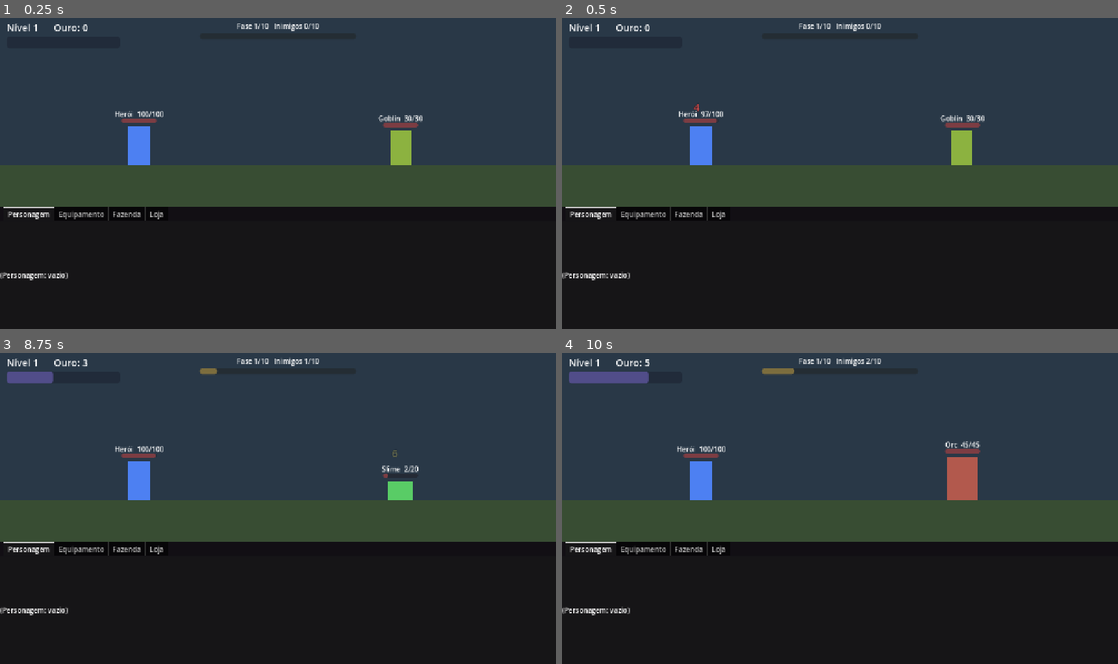
Above: before the commit, frames 1-4 (two rows, left to right).
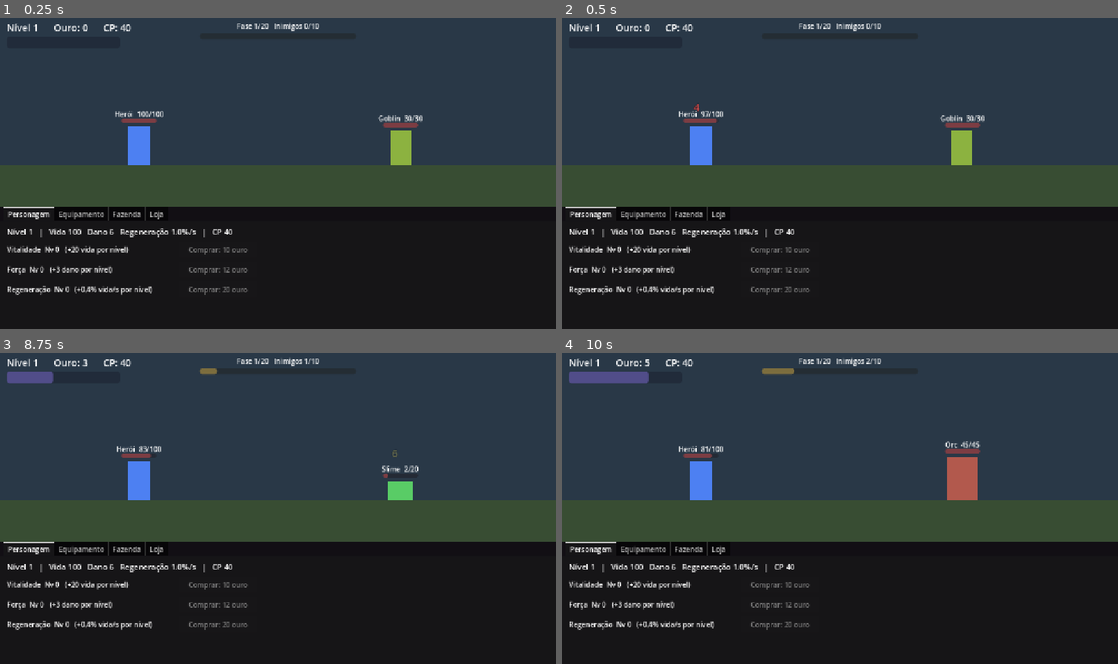
Above: after the commit, the same moments.

Repository: koenigkan12/reencarnei-fazendeiro
Game: Godot game, scene res://main.tscn
Two runs of this game, one before a commit and one after it. Both use one fixed random seed, a clock stepped at 60 frames per second and the inputs below.
Inputs:
- Up to frame 1 (0.25 s): no input
- Up to frame 2 (0.5 s): no input
- Up to frame 3 (8.75 s): tap Enter at 2 s; tap Space at 4.25 s
- Up to frame 4 (10 s): no input

The runs differ from the first frame. In frame 1, 1.7% of the frame differs, in the area x 0-48%, y 1-90%; in frame 2, 1.7%; in frame 3, 1.8%; in frame 4, 1.8%.

Commit message:
Dias 8-11: upgrades por ouro, chefes com tempo limite, derrota/descanso, equipamento, CP e drops com raridade

Diff:
--- /dev/null
+++ b/scripts/aba_equipamento.gd
@@ -0,0 +1,37 @@
+extends VBoxContainer
+# Aba Equipamento: 3 espacos (Arma, Armadura, Acessorio) e CP. Drops sao equipados
+# automaticamente se o CP sobe; senao sao vendidos.
+const Cfg := preload("res://scripts/cfg.gd")
+
+var estado
+var _cp: Label
+var _slots: Array = []
+
+func _ready() -> void:
+	add_theme_constant_override("separation", 10)
+	_cp = Label.new()
+	_cp.add_theme_font_size_override("font_size", 20)
+	add_child(_cp)
+	for i in Cfg.SLOTS.size():
+		var l := Label.new()
+		l.add_theme_font_size_override("font_size", 18)
+		add_child(l)
+		_slots.append(l)
+	var dica := Label.new()
+	dica.text = "Itens caem dos inimigos (chefes sempre dropam). O melhor é equipado sozinho; o resto é vendido."
+	dica.modulate = Color(1, 1, 1, 0.6)
+	add_child(dica)
+	estado.mudou.connect(_atualiza)
+	_atualiza()
+
+func _atualiza() -> void:
+	_cp.text = "Poder de combate (CP): %d" % estado.cp()
+	for i in Cfg.SLOTS.size():
+		var it = estado.equipado[i]
+		var l: Label = _slots[i]
+		if it == null:
+			l.text = "%s:  (vazio)" % Cfg.SLOTS[i]
+			l.add_theme_color_override("font_color", Color(0.6, 0.6, 0.6))
+		else:
+			l.text = "%s:  %s  (%s)" % [Cfg.SLOTS[i], estado.nome_item(it), estado.descricao_item(it)]
+			l.add_theme_color_override("font_color", Cfg.RARIDADES[it["raridade"]]["cor"])
--- /dev/null
+++ b/scripts/aba_personagem.gd
@@ -0,0 +1,38 @@
+extends VBoxContainer
+# Aba Personagem: status do heroi e upgrades comprados com ouro.
+const Cfg := preload("res://scripts/cfg.gd")
+
+var estado
+var _status: Label
+var _linhas: Array = []   # [{rotulo, botao}]
+
+func _ready() -> void:
+	add_theme_constant_override("separation", 10)
+	_status = Label.new()
+	_status.add_theme_font_size_override("font_size", 18)
+	add_child(_status)
+	for i in Cfg.UPGRADES.size():
+		var h := HBoxContainer.new()
+		h.add_theme_constant_override("separation", 16)
+		var rot := Label.new()
+		rot.custom_minimum_size = Vector2(380, 0)
+		h.add_child(rot)
+		var bt := Button.new()
+		bt.custom_minimum_size = Vector2(180, 36)
+		bt.pressed.connect(func(): estado.compra_upgrade(i))
+		h.add_child(bt)
+		add_child(h)
+		_linhas.append({"rotulo": rot, "botao": bt})
+	estado.mudou.connect(_atualiza)
+	_atualiza()
+
+func _atualiza() -> void:
+	_status.text = "Nível %d   |   Vida %d   Dano %d   Regeneração %.1f%%/s   |   CP %d" % [
+		estado.nivel, roundi(estado.vida_max()), roundi(estado.dano()), estado.regen_pct() * 100.0, estado.cp()]
+	for i in Cfg.UPGRADES.size():
+		var u: Dictionary = Cfg.UPGRADES[i]
+		var l: Dictionary = _linhas[i]
+		l["rotulo"].text = "%s  Nv %d   (%s por nível)" % [u["nome"], estado.upgrades[u["id"]], u["desc"]]
+		var c: int = estado.custo_upgrade(i)
+		l["botao"].text = "Comprar: %d ouro" % c
+		l["botao"].disabled = estado.ouro < c
--- a/scripts/batalha.gd
+++ b/scripts/batalha.gd
@@ -1,18 +1,24 @@
 extends Control
 # Area de batalha: heroi (esquerda) luta sozinho contra inimigos (direita).
-# Dia 4: cena + barras + HUD. Dia 5: combate automatico. Dia 6: ouro, XP, nivel, fases.
+# Ouro, XP, nivel, upgrades e equipamento vivem no Estado (compartilhado com as abas).
 
 const Cfg := preload("res://scripts/cfg.gd")
 const Unidade := preload("res://scripts/unidade.gd")
 
+signal pede_aba(nome: String)
+
+var estado
 var heroi: Control
 var inimigo: Control
 var fase := 1
-var abates := 0          # inimigos mortos na fase atual
-var nivel := 1
-var xp := 0.0
-var ouro := 0.0
+var abates := 0               # inimigos mortos na fase atual
 var respawn := 0.0
+var contra_chefe := false
+var chefe_tipo := ""
+var tempo_chefe := 0.0
+var descanso := 0.0           # > 0: heroi derrotado, descansando
+var derrotas := 0
+var vitoria_final := false
 
 var _fundo: ColorRect
 var _chao: ColorRect
@@ -20,6 +26,11 @@
 var _barra_xp: ProgressBar
 var _barra_fase: ProgressBar
 var _rotulo_fase: Label
+var _barra_chefe: ProgressBar
+var _aviso: Label
+var _msg_drop: Label
+var _painel_derrota: PanelContainer
+var _texto_derrota: Label
 
 func _ready() -> void:
 	clip_contents = true
@@ -33,12 +44,15 @@
 
 	heroi = Unidade.new()
 	add_child(heroi)
-	heroi.configura("Herói", Color(0.3, 0.5, 0.95), Vector2(50, 90), _vida_heroi(), _dano_heroi(), Cfg.HEROI_INTERVALO)
+	heroi.configura("Herói", Color(0.3, 0.5, 0.95), Vector2(50, 90), estado.vida_max(), estado.dano(), estado.intervalo())
 	inimigo = Unidade.new()
 	add_child(inimigo)
 	_novo_inimigo()
 
 	_cria_hud()
+	_cria_derrota()
+	estado.mudou.connect(_sincroniza)
+	estado.item_dropou.connect(_mostra_drop)
 	resized.connect(_posiciona)
 	_posiciona()
 	_atualiza_hud()
@@ -62,6 +76,49 @@
 	_barra_fase.size = Vector2(360, 14)
 	_barra_fase.modulate = Color(1.0, 0.8, 0.3)
 	add_child(_barra_fase)
+	_barra_chefe = ProgressBar.new()
+	_barra_chefe.show_percentage = false
+	_barra_chefe.size = Vector2(360, 14)
+	_barra_chefe.modulate = Color(1.0, 0.3, 0.3)
+	_barra_chefe.visible = false
+	add_child(_barra_chefe)
+	_aviso = Label.new()
+	_aviso.horizontal_alignment = HORIZONTAL_ALIGNMENT_CENTER
+	_aviso.add_theme_font_size_override("font_size", 40)
+	_aviso.add_theme_color_override("font_color", Color(1, 0.25, 0.2))
+	_aviso.add_theme_color_override("font_outline_color", Color.BLACK)
+	_aviso.add_theme_constant_override("outline_size", 8)
+	_aviso.modulate.a = 0.0
+	add_child(_aviso)
+	_msg_drop = Label.new()
+	_msg_drop.add_theme_font_size_override("font_size", 18)
+	_msg_drop.add_theme_color_override("font_outline_color", Color.BLACK)
+	_msg_drop.add_theme_constant_override("outline_size", 4)
+	_msg_drop.modulate.a = 0.0
+	add_child(_msg_drop)
+
+func _cria_derrota() -> void:
+	_painel_derrota = PanelContainer.new()
+	_painel_derrota.visible = false
+	var v := VBoxContainer.new()
+	v.add_theme_constant_override("separation", 8)
+	_painel_derrota.add_child(v)
+	_texto_derrota = Label.new()
+	_texto_derrota.horizontal_alignment = HORIZONTAL_ALIGNMENT_CENTER
+	v.add_child(_texto_derrota)
+	var dica := Label.new()
+	dica.text = "Como ficar mais forte:"
+	dica.horizontal_alignment = HORIZONTAL_ALIGNMENT_CENTER
+	v.add_child(dica)
+	var h := HBoxContainer.new()
+	h.alignment = BoxContainer.ALIGNMENT_CENTER
+	v.add_child(h)
+	for nome in ["Personagem", "Equipamento", "Fazenda"]:
+		var bt := Button.new()
+		bt.text = {"Personagem": "Upgrades", "Equipamento": "Equipamento", "Fazenda": "Comida"}[nome]
+		bt.pressed.connect(func(): pede_aba.emit(nome))
+		h.add_child(bt)
+	add_child(_painel_derrota)
 
 func _posiciona() -> void:
 	var chao_y := size.y * 0.78
@@ -72,31 +129,69 @@
 	_rotulo_fase.position = Vector2(size.x / 2.0 - 180, 10)
 	_rotulo_fase.size = Vector2(360, 24)
 	_barra_fase.position = Vector2(size.x / 2.0 - 180, 38)
-
-# ---------- formulas ----------
-func _vida_heroi() -> float:
-	return Cfg.HEROI_VIDA + Cfg.HEROI_VIDA_POR_NIVEL * (nivel - 1)
-
-func _dano_heroi() -> float:
-	return Cfg.HEROI_DANO + Cfg.HEROI_DANO_POR_NIVEL * (nivel - 1)
-
-func _xp_para_subir() -> float:
-	return Cfg.XP_BASE * pow(Cfg.XP_CRESCIMENTO, nivel - 1)
+	_barra_chefe.position = Vector2(size.x / 2.0 - 180, 58)
+	_aviso.position = Vector2(0, size.y * 0.25)
+	_aviso.size = Vector2(size.x, 60)
+	_msg_drop.position = Vector2(16, 70)
+	_painel_derrota.position = Vector2(size.x / 2.0 - 190, size.y * 0.3)
+	_painel_derrota.size = Vector2(380, 150)
+
+# ---------- chefes e inimigos ----------
+func _tipo_chefe_da_fase() -> String:
+	if fase % 10 == 5:
+		return "mini"
+	if fase % 10 == 0:
+		return "boss"
+	return ""
 
 func _novo_inimigo() -> void:
-	var base: Dictionary = Cfg.INIMIGOS[randi() % Cfg.INIMIGOS.size()]
 	var e := fase - 1
-	inimigo.configura(base["nome"], base["cor"], base["tamanho"],
-		base["vida"] * pow(Cfg.ESCALA_VIDA, e), base["dano"] * pow(Cfg.ESCALA_DANO, e), base["intervalo"])
-	inimigo.set_meta("ouro", base["ouro"] * pow(Cfg.ESCALA_OURO, e))
-	inimigo.set_meta("xp", base["xp"] * pow(Cfg.ESCALA_XP, e))
+	if contra_chefe:
+		var c: Dictionary = Cfg.CHEFES[chefe_tipo]
+		var base: Dictionary = Cfg.INIMIGOS[2]
+		inimigo.configura(c["nome"], c["cor"], c["tamanho"],
+			base["vida"] * c["vida_mult"] * pow(Cfg.ESCALA_VIDA, e), base["dano"] * c["dano_mult"] * pow(Cfg.ESCALA_DANO, e), base["intervalo"])
+		inimigo.set_meta("ouro", base["ouro"] * c["ouro_mult"] * pow(Cfg.ESCALA_OURO, e))
+		inimigo.set_meta("xp", base["xp"] * c["xp_mult"] * pow(Cfg.ESCALA_XP, e))
+	else:
+		var base2: Dictionary = Cfg.INIMIGOS[randi() % Cfg.INIMIGOS.size()]
+		inimigo.configura(base2["nome"], base2["cor"], base2["tamanho"],
+			base2["vida"] * pow(Cfg.ESCALA_VIDA, e), base2["dano"] * pow(Cfg.ESCALA_DANO, e), base2["intervalo"])
+		inimigo.set_meta("ouro", base2["ouro"] * pow(Cfg.ESCALA_OURO, e))
+		inimigo.set_meta("xp", base2["xp"] * pow(Cfg.ESCALA_XP, e))
 	inimigo.visible = true
+
+func _inicia_chefe() -> void:
+	contra_chefe = true
+	chefe_tipo = _tipo_chefe_da_fase()
+	tempo_chefe = Cfg.CHEFES[chefe_tipo]["tempo"]
+	_novo_inimigo()
+	_barra_chefe.visible = true
+	_aviso.text = "⚠ WARNING ⚠\n%s!" % Cfg.CHEFES[chefe_tipo]["nome"]
+	_aviso.size.y = 110
+	var t := create_tween()
+	_aviso.modulate.a = 1.0
+	t.tween_interval(1.2)
+	t.tween_property(_aviso, "modulate:a", 0.0, 0.6)
 
 # ---------- loop ----------
 func _process(delta: float) -> void:
-	if not heroi.vivo:
+	if descanso > 0.0:
+		descanso -= delta
+		_texto_derrota.text = "Derrotado! O herói descansa... %d s" % ceili(maxf(descanso, 0.0))
+		if descanso <= 0.0:
+			_levanta()
 		return
-	heroi.cura(heroi.vida_max * Cfg.HEROI_REGEN_PCT * delta)
+	if vitoria_final:
+		return
+	heroi.cura(heroi.vida_max * estado.regen_pct() * delta)
+	if contra_chefe:
+		tempo_chefe -= delta
+		_barra_chefe.max_value = Cfg.CHEFES[chefe_tipo]["tempo"]
+		_barra_chefe.value = maxf(tempo_chefe, 0.0)
+		if tempo_chefe <= 0.0:
+			_derrota("Tempo esgotado!")
+			return
 	if not inimigo.vivo:
 		respawn -= delta
 		if respawn <= 0.0:
@@ -114,7 +209,7 @@
 		inimigo.tempo_ataque += inimigo.intervalo
 		_ataca(inimigo, heroi, -1.0)
 		if not heroi.vivo:
-			_heroi_morreu()
+			_derrota("O herói caiu!")
 
 func _ataca(atacante: Control, alvo: Control, direcao: float) -> void:
 	atacante.animacao_ataque(direcao)
@@ -138,36 +233,84 @@
 func _inimigo_morreu() -> void:
 	inimigo.visible = false
 	respawn = Cfg.RESPAWN_SEGUNDOS
-	ouro += inimigo.get_meta("ouro")
-	xp += inimigo.get_meta("xp")
-	while xp >= _xp_para_subir():
-		xp -= _xp_para_subir()
-		nivel += 1
-		heroi.vida_max = _vida_heroi()
-		heroi.dano = _dano_heroi()
+	var era_chefe := contra_chefe
+	var subiu: bool = estado.ganha(inimigo.get_meta("ouro"), inimigo.get_meta("xp"))
+	if subiu:
 		heroi.vida = heroi.vida_max
-		heroi.atualiza_barra()
-	abates += 1
-	if abates >= Cfg.INIMIGOS_POR_FASE:
-		abates = 0
-		if fase < Cfg.FASES_TOTAL:
-			fase += 1   # na ultima fase continua farmando ela (boss entra no dia 9)
-		heroi.cura(heroi.vida_max)
+	estado.tenta_drop(fase, era_chefe)
+	if era_chefe:
+		contra_chefe = false
+		_barra_chefe.visible = false
+		_avanca_fase()
+	else:
+		abates += 1
+		if abates >= Cfg.INIMIGOS_POR_FASE:
+			if _tipo_chefe_da_fase() != "":
+				abates = Cfg.INIMIGOS_POR_FASE
+				_inicia_chefe()
+			else:
+				_avanca_fase()
+	_sincroniza()
+
+func _avanca_fase() -> void:
+	abates = 0
+	if fase < Cfg.FASES_TOTAL:
+		fase += 1
+	else:
+		vitoria_final = true
+		_painel_derrota.visible = true
+		_texto_derrota.text = "Vitória! Você derrotou o chefe da fase %d.\n(Fim da zona 1. Continue fortalecendo o herói!)" % fase
+	heroi.cura(heroi.vida_max)
+
+func _derrota(motivo: String) -> void:
+	derrotas += 1
+	descanso = Cfg.DESCANSO_SEGUNDOS
+	contra_chefe = false
+	_barra_chefe.visible = false
+	abates = 0
+	heroi.modulate = Color(0.5, 0.5, 0.5)
+	inimigo.visible = false
+	_texto_derrota.text = motivo
+	_painel_derrota.visible = true
 	_atualiza_hud()
 
-func _heroi_morreu() -> void:
-	# Derrota simples: recomeca a fase com vida cheia (tela de derrota vem no dia 9)
-	abates = 0
+func _levanta() -> void:
+	heroi.modulate = Color.WHITE
 	heroi.vivo = true
 	heroi.vida = heroi.vida_max
 	heroi.atualiza_barra()
+	_painel_derrota.visible = false
 	_novo_inimigo()
 	_atualiza_hud()
 
+# ---------- sincronia com o Estado ----------
+func _sincroniza() -> void:
+	var razao: float = heroi.vida / heroi.vida_max
+	heroi.vida_max = estado.vida_max()
+	heroi.vida = minf(razao * heroi.vida_max + 0.0, heroi.vida_max)
+	heroi.dano = estado.dano()
+	heroi.intervalo = estado.intervalo()
+	heroi.atualiza_barra()
+	_atualiza_hud()
+
+func _mostra_drop(info: Dictionary) -> void:
+	var it: Dictionary = info["item"]
+	var r: Dictionary = Cfg.RARIDADES[it["raridade"]]
+	var acao := "equipado" if info["equipou"] else "vendido +%d ouro" % info["ouro"]
+	_msg_drop.text = "Drop: %s (%s) - %s" % [estado.nome_item(it), estado.descricao_item(it), acao]
+	_msg_drop.add_theme_color_override("font_color", r["cor"])
+	_msg_drop.modulate.a = 1.0
+	var t := create_tween()
+	t.tween_interval(2.5)
+	t.tween_property(_msg_drop, "modulate:a", 0.0, 0.8)
+
 func _atualiza_hud() -> void:
-	_hud_texto.text = "Nível %d      Ouro: %d" % [nivel, floori(ouro)]
-	_barra_xp.max_value = _xp_para_subir()
-	_barra_xp.value = xp
-	_rotulo_fase.text = "Fase %d/%d   Inimigos %d/%d" % [fase, Cfg.FASES_TOTAL, abates, Cfg.INIMIGOS_POR_FASE]
+	_hud_texto.text = "Nível %d      Ouro: %d      CP: %d" % [estado.nivel, floori(estado.ouro), estado.cp()]
+	_barra_xp.max_value = estado.xp_para_subir()
+	_barra_xp.value = estado.xp
+	var rot := "Fase %d/%d   Inimigos %d/%d" % [fase, Cfg.FASES_TOTAL, abates, Cfg.INIMIGOS_POR_FASE]
+	if _tipo_chefe_da_fase() != "":
+		rot += "   [%s]" % Cfg.CHEFES[_tipo_chefe_da_fase()]["nome"]
+	_rotulo_fase.text = rot
 	_barra_fase.max_value = Cfg.INIMIGOS_POR_FASE
 	_barra_fase.value = abates
--- a/scripts/cfg.gd
+++ b/scripts/cfg.gd
@@ -7,14 +7,14 @@
 const HEROI_INTERVALO := 1.0          # segundos entre ataques
 const HEROI_VIDA_POR_NIVEL := 15.0
 const HEROI_DANO_POR_NIVEL := 2.0
-const HEROI_REGEN_PCT := 0.03         # % da vida maxima regenerada por segundo
+const HEROI_REGEN_PCT := 0.01         # % da vida maxima regenerada por segundo
 
 # XP: precisa de XP_BASE * XP_CRESCIMENTO^(nivel-1) para subir do nivel
 const XP_BASE := 10.0
 const XP_CRESCIMENTO := 1.4
 
 # Fases
-const FASES_TOTAL := 10
+const FASES_TOTAL := 20
 const INIMIGOS_POR_FASE := 10
 const ESCALA_VIDA := 1.25             # multiplicador por fase
 const ESCALA_DANO := 1.18
@@ -30,3 +30,39 @@
 	{"nome": "Goblin", "cor": Color(0.55, 0.7, 0.25), "tamanho": Vector2(48, 80), "vida": 30.0, "dano": 4.0, "intervalo": 1.0, "ouro": 3.0, "xp": 4.0},
 	{"nome": "Orc", "cor": Color(0.7, 0.35, 0.3), "tamanho": Vector2(70, 100), "vida": 45.0, "dano": 6.0, "intervalo": 1.6, "ouro": 5.0, "xp": 6.0},
 ]
+
+# ---------- Upgrades por ouro (aba Personagem) ----------
+# custo = custo_base * crescimento^nivel_atual ; "vida" e "dano" somam, "regen" soma % de vida maxima por segundo
+const UPGRADES := [
+	{"id": "vida", "nome": "Vitalidade", "bonus": 20.0, "custo_base": 10.0, "crescimento": 1.35, "desc": "+20 vida"},
+	{"id": "dano", "nome": "Força", "bonus": 3.0, "custo_base": 12.0, "crescimento": 1.35, "desc": "+3 dano"},
+	{"id": "regen", "nome": "Regeneração", "bonus": 0.004, "custo_base": 20.0, "crescimento": 1.5, "desc": "+0,4% vida/s"},
+]
+
+# ---------- Chefes (fase%10 == 5 mini boss; fase%10 == 0 boss) ----------
+# Baseados no Orc, escalados pela fase, com limite de tempo para derrotar.
+const CHEFES := {
+	"mini": {"nome": "Mini Boss", "cor": Color(0.75, 0.3, 0.75), "tamanho": Vector2(90, 120), "vida_mult": 5.0, "dano_mult": 1.5, "ouro_mult": 5.0, "xp_mult": 5.0, "tempo": 30.0},
+	"boss": {"nome": "BOSS", "cor": Color(0.85, 0.15, 0.2), "tamanho": Vector2(120, 150), "vida_mult": 12.0, "dano_mult": 2.0, "ouro_mult": 12.0, "xp_mult": 12.0, "tempo": 45.0},
+}
+
+# ---------- Equipamento ----------
+const SLOTS := ["Arma", "Armadura", "Acessório"]
+const NOMES_ITEM := ["Espada", "Armadura", "Amuleto"]
+const RARIDADES := [
+	{"nome": "Comum", "cor": Color(0.8, 0.8, 0.8), "mult": 1.0, "peso": 60.0},
+	{"nome": "Raro", "cor": Color(0.35, 0.6, 1.0), "mult": 1.6, "peso": 28.0},
+	{"nome": "Épico", "cor": Color(0.7, 0.4, 1.0), "mult": 2.5, "peso": 10.0},
+	{"nome": "Lendário", "cor": Color(1.0, 0.7, 0.2), "mult": 4.0, "peso": 2.0},
+]
+const ITEM_DANO_BASE := 3.0          # arma: dano; acessorio: metade do dano e da vida
+const ITEM_VIDA_BASE := 25.0         # armadura: vida
+const ITEM_ESCALA_FASE := 1.2        # multiplicador por fase em que o item caiu
+const DROP_CHANCE := 0.12            # por inimigo comum
+const DROP_BONUS_RARIDADE_CHEFE := 3.0  # chefe: sempre dropa e raridades acima de Comum pesam isso vezes mais
+const DESCANSO_SEGUNDOS := 10.0      # heroi derrotado descansa e volta
+const VENDA_BASE := 5.0              # ouro ao vender = base * mult da raridade * escala da fase
+
+# CP (poder de combate) = vida/CP_VIDA_DIV + dano*CP_DANO_MULT/intervalo
+const CP_VIDA_DIV := 10.0
+const CP_DANO_MULT := 5.0
--- /dev/null
+++ b/scripts/estado.gd
@@ -0,0 +1,135 @@
+extends RefCounted
+# Estado do jogo que as abas e a batalha compartilham.
+const Cfg := preload("res://scripts/cfg.gd")
+
+signal mudou               # numeros mudaram (ouro, xp, nivel, upgrades, equipamento)
+signal item_dropou(info)   # info: {item, equipou, ouro}
+
+var ouro := 0.0
+var nivel := 1
+var xp := 0.0
+var upgrades := {"vida": 0, "dano": 0, "regen": 0}
+var equipado: Array = [null, null, null]
+
+# ---------- XP e ouro ----------
+func xp_para_subir() -> float:
+	return Cfg.XP_BASE * pow(Cfg.XP_CRESCIMENTO, nivel - 1)
+
+# devolve true se subiu de nivel
+func ganha(ouro_ganho: float, xp_ganho: float) -> bool:
+	ouro += ouro_ganho
+	xp += xp_ganho
+	var subiu := false
+	while xp >= xp_para_subir():
+		xp -= xp_para_subir()
+		nivel += 1
+		subiu = true
+	mudou.emit()
+	return subiu
+
+# ---------- stats ----------
+func _soma_itens(itens: Array, campo: String) -> float:
+	var s := 0.0
+	for it in itens:
+		if it != null:
+			s += it[campo]
+	return s
+
+func _vida_com(itens: Array) -> float:
+	return Cfg.HEROI_VIDA + Cfg.HEROI_VIDA_POR_NIVEL * (nivel - 1) + upgrades["vida"] * Cfg.UPGRADES[0]["bonus"] + _soma_itens(itens, "vida")
+
+func _dano_com(itens: Array) -> float:
+	return Cfg.HEROI_DANO + Cfg.HEROI_DANO_POR_NIVEL * (nivel - 1) + upgrades["dano"] * Cfg.UPGRADES[1]["bonus"] + _soma_itens(itens, "dano")
+
+func vida_max() -> float:
+	return _vida_com(equipado)
+
+func dano() -> float:
+	return _dano_com(equipado)
+
+func intervalo() -> float:
+	return Cfg.HEROI_INTERVALO
+
+func regen_pct() -> float:
+	return Cfg.HEROI_REGEN_PCT + upgrades["regen"] * Cfg.UPGRADES[2]["bonus"]
+
+func _cp_com(itens: Array) -> int:
+	return floori(_vida_com(itens) / Cfg.CP_VIDA_DIV + _dano_com(itens) * Cfg.CP_DANO_MULT / intervalo())
+
+func cp() -> int:
+	return _cp_com(equipado)
+
+# ---------- upgrades ----------
+func custo_upgrade(i: int) -> int:
+	var u: Dictionary = Cfg.UPGRADES[i]
+	return floori(u["custo_base"] * pow(u["crescimento"], upgrades[u["id"]]))
+
+func compra_upgrade(i: int) -> bool:
+	var c := custo_upgrade(i)
+	if ouro < c:
+		return false
+	ouro -= c
+	upgrades[Cfg.UPGRADES[i]["id"]] += 1
+	mudou.emit()
+	return true
+
+# ---------- itens ----------
+func _sorteia_raridade(chefe: bool) -> int:
+	var total := 0.0
+	var pesos: Array = []
+	for i in Cfg.RARIDADES.size():
+		var p: float = Cfg.RARIDADES[i]["peso"]
+		if chefe and i > 0:
+			p *= Cfg.DROP_BONUS_RARIDADE_CHEFE
+		pesos.append(p)
+		total += p
+	var r := randf() * total
+	for i in pesos.size():
+		r -= pesos[i]
+		if r <= 0.0:
+			return i
+	return 0
+
+func gera_item(fase: int, chefe: bool) -> Dictionary:
+	var slot := randi() % 3
+	var rar := _sorteia_raridade(chefe)
+	var m: float = Cfg.RARIDADES[rar]["mult"] * pow(Cfg.ITEM_ESCALA_FASE, fase - 1)
+	var it := {"slot": slot, "raridade": rar, "fase": fase, "vida": 0.0, "dano": 0.0}
+	match slot:
+		0: it["dano"] = Cfg.ITEM_DANO_BASE * m
+		1: it["vida"] = Cfg.ITEM_VIDA_BASE * m
+		2:
+			it["dano"] = Cfg.ITEM_DANO_BASE * m * 0.5
+			it["vida"] = Cfg.ITEM_VIDA_BASE * m * 0.5
+	return it
+
+# Sorteia drop. Equipa sozinho se o CP sobe; senao vende. Devolve {} se nao dropou.
+func tenta_drop(fase: int, chefe: bool) -> Dictionary:
+	if not chefe and randf() > Cfg.DROP_CHANCE:
+		return {}
+	var it := gera_item(fase, chefe)
+	var teste := equipado.duplicate()
+	teste[it["slot"]] = it
+	var info := {"item": it, "equipou": false, "ouro": 0}
+	if _cp_com(teste) > cp():
+		equipado[it["slot"]] = it
+		info["equipou"] = true
+	else:
+		info["ouro"] = valor_venda(it)
+		ouro += info["ouro"]
+	mudou.emit()
+	item_dropou.emit(info)
+	return info
+func nome_item(it: Dictionary) -> String:
+	return "%s %s" % [Cfg.NOMES_ITEM[it["slot"]], Cfg.RARIDADES[it["raridade"]]["nome"]]
+
+func descricao_item(it: Dictionary) -> String:
+	var partes: Array = []
+	if it["dano"] > 0.0:
+		partes.append("+%d dano" % roundi(it["dano"]))
+	if it["vida"] > 0.0:
+		partes.append("+%d vida" % roundi(it["vida"]))
+	return ", ".join(partes)
+
+func valor_venda(it: Dictionary) -> int:
+	return floori(Cfg.VENDA_BASE * Cfg.RARIDADES[it["raridade"]]["mult"] * pow(Cfg.ITEM_ESCALA_FASE, it["fase"] - 1))
--- a/scripts/main.gd
+++ b/scripts/main.gd
@@ -4,9 +4,15 @@
 
 const ABAS := ["Personagem", "Equipamento", "Fazenda", "Loja"]
 const ALTURA_PAINEL := 280
+const Cfg := preload("res://scripts/cfg.gd")
 const Batalha := preload("res://scripts/batalha.gd")
+const Estado := preload("res://scripts/estado.gd")
+const AbaPersonagem := preload("res://scripts/aba_personagem.gd")
+const AbaEquipamento := preload("res://scripts/aba_equipamento.gd")
 
 var batalha: Control
+var estado := Estado.new()
+var abas: TabContainer
 var fazenda: Control
 var _indicador: Label
 
@@ -27,7 +33,7 @@
 	fazenda.set_anchors_preset(Control.PRESET_FULL_RECT)
 	fazenda.visible = false
 	topo.add_child(fazenda)
-	var abas := _cria_painel_abas()
+	abas = _cria_painel_abas()
 	abas.tab_changed.connect(_troca_aba)
 	raiz.add_child(abas)
 
@@ -37,6 +43,8 @@
 
 func _cria_area_batalha() -> Control:
 	batalha = Batalha.new()
+	batalha.estado = estado
+	batalha.pede_aba.connect(func(nome: String): abas.current_tab = ABAS.find(nome))
 	batalha.name = "AreaBatalha"
 	batalha.size_flags_vertical = Control.SIZE_EXPAND_FILL
 	return batalha
@@ -87,24 +95,50 @@
 	if fazenda.visible:
 		_indicador.text = "Luta: Fase %d  |  Vida do herói %d/%d  |  Ouro %d" % [batalha.fase, batalha.heroi.vida, batalha.heroi.vida_max, batalha.ouro]
 
-func _cria_painel_abas() -> Control:
-	var abas := TabContainer.new()
-	abas.name = "PainelAbas"
-	abas.custom_minimum_size = Vector2(0, ALTURA_PAINEL)
+func _cria_painel_abas() -> TabContainer:
+	var painel := TabContainer.new()
+	painel.name = "PainelAbas"
+	painel.custom_minimum_size = Vector2(0, ALTURA_PAINEL)
 	for nome in ABAS:
 		var conteudo := MarginContainer.new()
 		conteudo.name = nome
-		var texto := Label.new()
-		texto.text = "(%s: vazio)" % nome
-		conteudo.add_child(texto)
-		abas.add_child(conteudo)
-	return abas
-
+		conteudo.add_theme_constant_override("margin_left", 16)
+		conteudo.add_theme_constant_override("margin_top", 12)
+		conteudo.add_theme_constant_override("margin_right", 16)
+		match nome:
+			"Personagem":
+				var a := AbaPersonagem.new()
+				a.estado = estado
+				conteudo.add_child(a)
+			"Equipamento":
+				var a := AbaEquipamento.new()
+				a.estado = estado
+				conteudo.add_child(a)
+			_:
+				var texto := Label.new()
+				texto.text = "(%s: vazio)" % nome
+				conteudo.add_child(texto)
+		painel.add_child(conteudo)
+	return painel
 # Teste headless: godot --headless --path . --quit-after 99999 -- --teste-batalha
-# Simula 5 minutos de jogo em ~15s reais e imprime o estado de minuto em minuto.
+# Simula 30 minutos de jogo em ~90s reais, com um "jogador" que compra o upgrade mais barato
+# sempre que pode, e imprime o estado a cada minuto.
 func _roda_teste() -> void:
 	Engine.time_scale = 20.0
-	for minuto in range(1, 6):
-		await get_tree().create_timer(60.0).timeout
-		print("[teste] min %d: fase %d, abates %d, nivel %d, ouro %d, vida heroi %d/%d" % [minuto, batalha.fase, batalha.abates, batalha.nivel, batalha.ouro, batalha.heroi.vida, batalha.heroi.vida_max])
+	for minuto in range(1, 31):
+		for _s in 12:
+			await get_tree().create_timer(5.0).timeout
+			var i := 0
+			while i < 40:
+				var barato := 0
+				for u in 3:
+					if estado.custo_upgrade(u) < estado.custo_upgrade(barato):
+						barato = u
+				if not estado.compra_upgrade(barato):
+					break
+				i += 1
+		print("[teste] min %d: fase %d (%d/%d)%s nivel %d, ouro %d, CP %d, derrotas %d, upg %s, equip %s" % [minuto, batalha.fase, batalha.abates, Cfg.INIMIGOS_POR_FASE, " CHEFE" if batalha.contra_chefe else "", estado.nivel, estado.ouro, estado.cp(), batalha.derrotas, str(estado.upgrades), str(estado.equipado.map(func(x): return "-" if x == null else estado.nome_item(x)))])
+		if batalha.vitoria_final:
+			print("[teste] VITORIA FINAL")
+			break
 	get_tree().quit()
